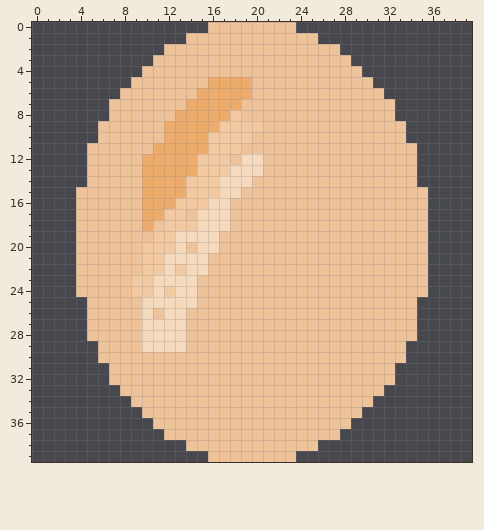
One commit to this pixel-art sprite: Kurczaki/assets/egg.png. Above: the version before the commit.
The file is 40x40 pixels.
Now the later version:
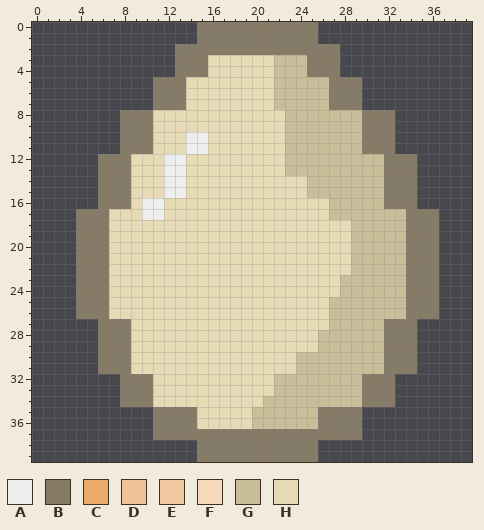
Palette (. is transparent): A #eeeeee  B #867b67  C #eeac6c  D #eec39a  E #f2c9a1  F #f6dabe  G #cabe9a  H #e7dbb6
Diff:
Changed rows in their new state; - is an unchanged pixel.
first column x 4:
 0 -----------BBBBBBBBBBB-----------
 1 ----------.BBBBBBBBBBB-----------
 2 --------.BBBBBBBBBBBBBBB---------
 3 -------..BBBHHHHHHGGGBBB.--------
 4 ------...BBBHHHHHHGGGBBB..-------
 5 -----..BBBHHHHHHHHGGGGGBBB.------
 6 ----...BBBHHHHHHHHGGGGGBBB..-----
 7 ---....BBBHHHHHHHHGGGGGBBB...----
 8 ---.BBBHHHHHHHHHHHHGGGGGGGBBB----
 9 --..BBBHHHHHHHHHHHHGGGGGGGBBB.---
10 --..BBBHHHAAHHHHHHHGGGGGGGBBB.---
11 -...BBBHHHAAHHHHHHHGGGGGGGBBB..--
12 -.BBBHHHAAHHHHHHHHHGGGGGGGGGBBB--
13 -.BBBHHHAAHHHHHHHHHGGGGGGGGGBBB--
14 -.BBBHHHAAHHHHHHHHHHHGGGGGGGBBB--
15 ..BBBHHHAAHHHHHHHHHHHGGGGGGGBBB.-
16 ..BBBHAAHHHHHHHHHHHHHHHGGGGGBBB.-
17 BBBHHHAAHHHHHHHHHHHHHHHGGGGGGGBBB
18 BBBHHHHHHHHHHHHHHHHHHHHHHGGGGGBBB
19 BBBHHHHHHHHHHHHHHHHHHHHHHGGGGGBBB
20 BBBHHHHHHHHHHHHHHHHHHHHHHGGGGGBBB
21 BBBHHHHHHHHHHHHHHHHHHHHHHGGGGGBBB
22 BBBHHHHHHHHHHHHHHHHHHHHHHGGGGGBBB
23 BBBHHHHHHHHHHHHHHHHHHHHHGGGGGGBBB
24 BBBHHHHHHHHHHHHHHHHHHHHHGGGGGGBBB
25 BBBHHHHHHHHHHHHHHHHHHHHGGGGGGGBBB
26 BBBHHHHHHHHHHHHHHHHHHHHGGGGGGGBBB
27 -.BBBHHHHHHHHHHHHHHHHHHGGGGGBBB--
28 -.BBBHHHHHHHHHHHHHHHHHGGGGGGBBB--
29 --BBBHHHHHHHHHHHHHHHHHGGGGGGBBB--
30 --BBBHHHHHHHHHHHHHHHGGGGGGGGBBB--
31 --BBBHHHHHHHHHHHHHHHGGGGGGGGBBB--
32 ---.BBBHHHHHHHHHHHGGGGGGGGBBB----
33 ----BBBHHHHHHHHHHHGGGGGGGGBBB----
34 ----BBBHHHHHHHHHHGGGGGGGGGBBB----
35 ------.BBBBHHHHHGGGGGGBBBB-------
36 -------BBBBHHHHHGGGGGGBBBB-------
37 -------BBBBBBBBBBBBBBBBBBB-------
38 ----------.BBBBBBBBBBB-----------
39 -----------BBBBBBBBBBB-----------
Boxes around the changes in both pictures, in picture pixels (x1, y1, x2, y2):
changed: (76, 22, 439, 462)
